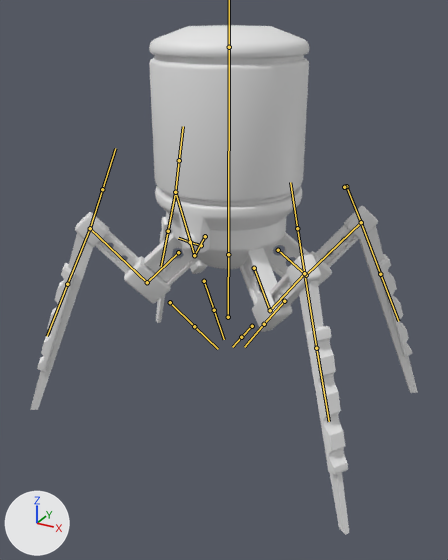
Two versions of the FBX model Enemy Project/Assets/Models/Animated_MiningSpider.fbx, one commit apart.
Before and after are seen from a 50 mm camera at (3.93, -7.29, 5.72) aimed at (-0.02, -0.1, 2.12). The axes (+X, +Y, +Z) are drawn at lower left. The lights are the same throughout. The bones that bend it are drawn over the model as lines.

Objects in the first picture: 'CentralBody', 'GiuntureZampe', 'Mina', 'MinaTop', 'ProtezioniZampe', 'Zampe'.
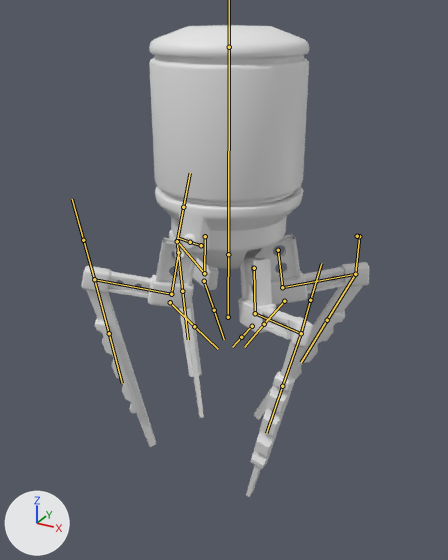
The newer file adds an action. The first version stands in its rest pose; the second is drawn at frame 49 of the action 'Armatura|Attracted'.

The change, as a list of edits to the scene's bpy script:
```text
Change bone_bone_002:
    where bone_bone_002 = bpy.data.objects['Armatura'].pose.bones['Bone.002']  # child of 'Bone'
    bone_bone_002.rotation_quaternion: (1.0, 0.0, 0.0, 0.0) -> (0.952, -0.056, 0.013, 0.3)  # degrees (0, 0, 0) -> degrees (-6, 3, 35)
Change bone_bone_006:
    where bone_bone_006 = bpy.data.objects['Armatura'].pose.bones['Bone.006']  # child of 'Bone.005'
    bone_bone_006.rotation_quaternion: (1.0, 0.0, 0.0, 0.0) -> (0.999, -0.022, 0.036, -0.031)  # degrees (0, 0, 0) -> degrees (-3, 4, -4)
Change bone_bone_003:
    where bone_bone_003 = bpy.data.objects['Armatura'].pose.bones['Bone.003']  # child of 'Bone'
    bone_bone_003.rotation_quaternion: (1.0, 0.0, 0.0, 0.0) -> (0.953, -0.011, -0.023, -0.303)  # degrees (0, 0, 0) -> degrees (0, -3, -35)
Change bone_bone_007:
    where bone_bone_007 = bpy.data.objects['Armatura'].pose.bones['Bone.007']  # child of 'Bone.003'
    bone_bone_007.rotation_quaternion: (1.0, 0.0, 0.0, 0.0) -> (1.0, 0.0, 0.0, -0.008)  # degrees (0, 0, 0) -> degrees (0, 0, -1)
Change bone_bone_008:
    where bone_bone_008 = bpy.data.objects['Armatura'].pose.bones['Bone.008']  # child of 'Bone.007'
    bone_bone_008.rotation_quaternion: (1.0, 0.0, 0.0, 0.0) -> (0.884, 0.023, 0.467, 0.002)  # degrees (0, 0, 0) -> degrees (4, 56, 3)
Change bone_bone_009:
    where bone_bone_009 = bpy.data.objects['Armatura'].pose.bones['Bone.009']  # child of 'Bone'
    bone_bone_009.rotation_quaternion: (1.0, 0.0, 0.0, 0.0) -> (0.946, -0.265, -0.011, -0.184)  # degrees (0, 0, 0) -> degrees (-30, -7, -20)
Change bone_bone_014:
    where bone_bone_014 = bpy.data.objects['Armatura'].pose.bones['Bone.014']  # child of 'Bone.013'
    bone_bone_014.rotation_quaternion: (1.0, 0.0, 0.0, 0.0) -> (0.989, -0.109, 0.086, 0.045)  # degrees (0, 0, 0) -> degrees (-12, 10, 4)
Change bone_bone_010:
    where bone_bone_010 = bpy.data.objects['Armatura'].pose.bones['Bone.010']  # child of 'Bone'
    bone_bone_010.rotation_quaternion: (1.0, 0.0, 0.0, 0.0) -> (0.946, -0.29, -0.008, -0.144)  # degrees (0, 0, 0) -> degrees (-33, -6, -16)
Change bone_bone_011:
    where bone_bone_011 = bpy.data.objects['Armatura'].pose.bones['Bone.011']  # child of 'Bone.010'
    bone_bone_011.rotation_quaternion: (1.0, 0.0, 0.0, 0.0) -> (1.0, -0.019, 0.0, 0.01)  # degrees (0, 0, 0) -> degrees (-2, 0, 1)
Change bone_bone_012:
    where bone_bone_012 = bpy.data.objects['Armatura'].pose.bones['Bone.012']  # child of 'Bone.011'
    bone_bone_012.rotation_quaternion: (1.0, 0.0, 0.0, 0.0) -> (0.993, 0.0, 0.118, 0.006)  # degrees (0, 0, 0) -> degrees (0, 14, 1)
```

Where the change shows, as pixel boxes (x1, y1, x2, y2) in the pictures (448 x 560 px):
'Zampe', posed (28% narrower, 19% shorter)
    before: (30, 212, 418, 535)
    after: (86, 234, 364, 497)
'ProtezioniZampe', posed
    before: (37, 217, 412, 475)
    after: (95, 299, 345, 469)
'GiuntureZampe', posed
    before: (75, 206, 378, 332)
    after: (81, 230, 370, 348)
'CentralBody', posed
    before: (155, 186, 302, 269)
    after: (155, 186, 303, 269)
bone 'Bone.002', root to tip
    before: (178, 252) to (147, 282)
    after: (178, 252) to (171, 294)
bone 'Bone.006', root to tip
    before: (90, 228) to (67, 284)
    after: (94, 279) to (109, 333)
bone 'Bone.003', root to tip
    before: (254, 268) to (270, 310)
    after: (254, 268) to (255, 313)
bone 'Bone.007', root to tip
    before: (270, 310) to (304, 273)
    after: (255, 313) to (301, 333)
bone 'Bone.008', root to tip
    before: (304, 273) to (316, 348)
    after: (301, 333) to (282, 386)
bone 'Bone.009', root to tip
    before: (278, 250) to (306, 275)
    after: (278, 250) to (282, 287)
bone 'Bone.014', root to tip
    before: (361, 222) to (380, 274)
    after: (355, 274) to (327, 320)
bone 'Bone.010', root to tip
    before: (205, 236) to (194, 255)
    after: (205, 236) to (204, 273)
bone 'Bone.011', root to tip
    before: (194, 255) to (175, 192)
    after: (204, 273) to (177, 241)
bone 'Bone.012', root to tip
    before: (175, 192) to (168, 231)
    after: (177, 241) to (182, 291)
